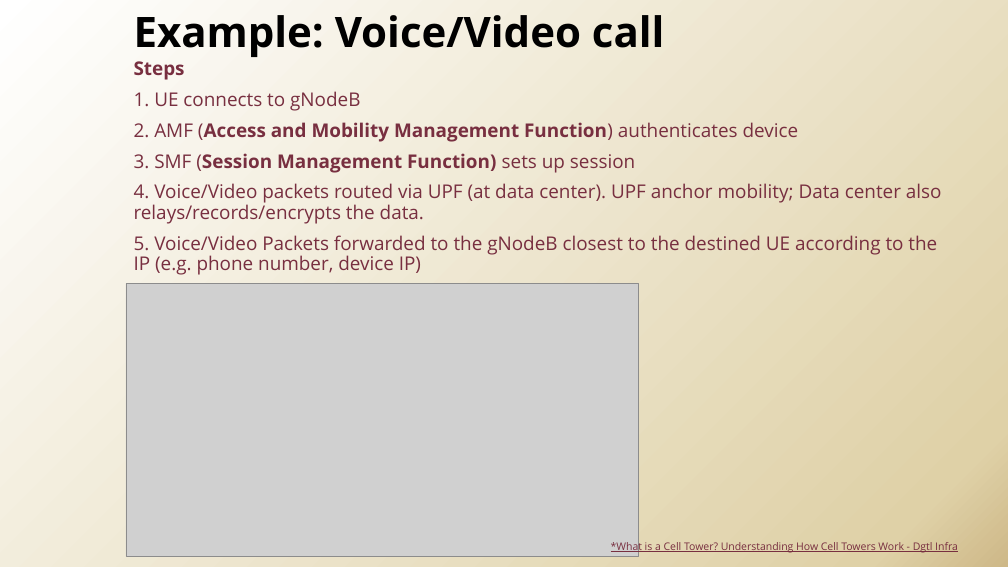
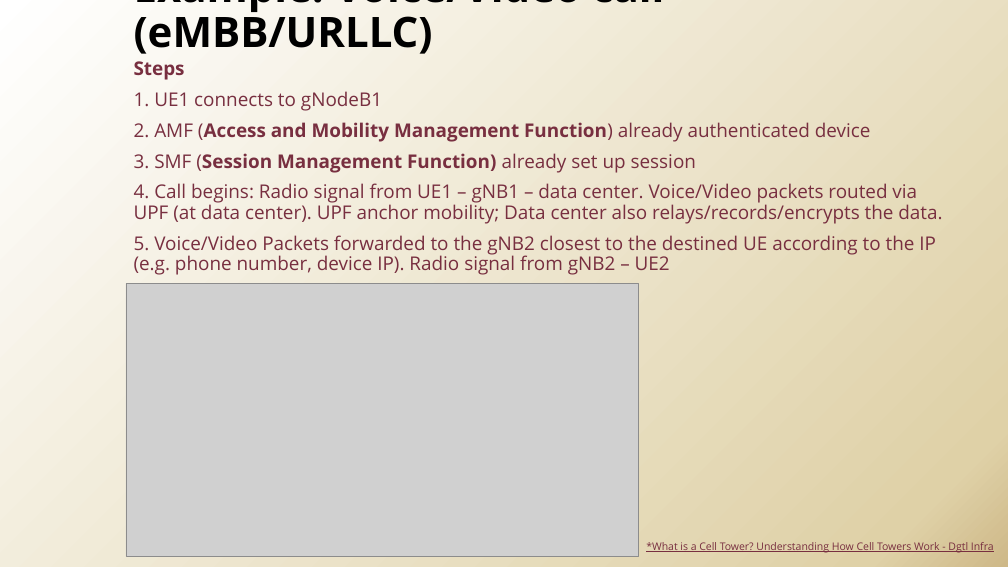
Before and after one commit to xinliulab/FSU-CIS4930-CIS5930-Future-Edge-Networks, a slide deck: slide 17 of l2_5g.pptx (slide 16 before the commit). Drawn at 1008x567 pixels with LibreOffice and Linux fonts; fonts in the diff are those of the drawing; grey boxes stand for pictures; background and template pictures are left out. Boxes give left, top, right and bottom in pixels: in the first picture for what was removed or moved away, otherwise in the second. Text is boxed around its words. In the diff, an @@ line names an element or a change of style, - is before the commit and + after.

```diff
--- a/l2_5g.pptx
+++ b/l2_5g.pptx
@@ title at bbox=[134, 0, 665, 54]: text changed @@
-Example: Voice/Video call
+Example: Voice/Video call (eMBB/URLLC)
@@ subtitle at bbox=[134, 91, 942, 275]: text changed @@
-1. UE connects to gNodeB
-2. AMF (Access and Mobility Management Function) authenticates device
-3. SMF (Session Management Function) sets up session
-4. Voice/Video packets routed via UPF (at data center). UPF anchor mobility; Data center also relays/records/encrypts the data.
-5. Voice/Video Packets forwarded to the gNodeB closest to the destined UE according to the IP (e.g. phone number, device IP)
+1. UE1 connects to gNodeB1
+2. AMF (Access and Mobility Management Function) already authenticated device
+3. SMF (Session Management Function) already set up session
+4. Call begins: Radio signal from UE1 – gNB1 – data center. Voice/Video packets routed via UPF (at data center). UPF anchor mobility; Data center also relays/records/encrypts the data.
+5. Voice/Video Packets forwarded to the gNB2 closest to the destined UE according to the IP (e.g. phone number, device IP). Radio signal from gNB2 – UE2
@@ text "*What is a Cell Tower? ...": place and size @@
-text "*What is a Cell Tower? ..." at bbox=[611, 540, 958, 553]
+text "*What is a Cell Tower? ..." at bbox=[646, 542, 994, 553]
```
Also in this commit, not shown: 8 other slides changed, 2 slides added.
